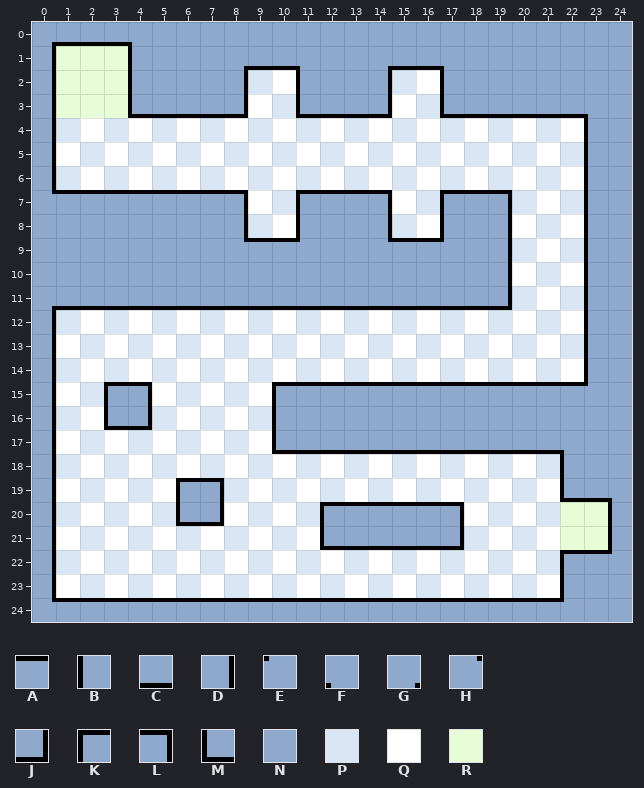
Tiled map, stored at assets/MapaNivelMedio.tmx. Above: the version before the commit.
Cells are 32x32 px. Shown: x 0..24, y 0..24.
Key: from "Obstaculo1": A 0, B 0 flipped on the diagonal, C 0 flipped up-down, D 0 turned 90; from "Obstaculo2": E 0, F 0 flipped up-down, G 0 turned 180, H 0 turned 90; from "Obstaculo3": J 0, K 0 turned 180, L 0 turned 270, M 0 turned 90; from "SueloFondo": N 0; from "SueloGris": P 0; from "SueloGrisOscuro": Q 0; from "SueloMetaJugador": R 0.
_ is an empty cell.
Layer "Suelo" before, first column x 0:
 0 _________________________
 1 _RRR_____________________
 2 _RRR_____PQ____PQ________
 3 _RRR_____QP____QP________
 4 _PQPQPQPQPQPQPQPQPQPQPQ__
 5 _QPQPQPQPQPQPQPQPQPQPQP__
 6 _PQPQPQPQPQPQPQPQPQPQPQ__
 7 _________QP____QP___PQP__
 8 _________PQ____PQ___QPQ__
 9 ____________________PQP__
10 ____________________QPQ__
11 ____________________PQP__
12 _PQPQPQPQPQPQPQPQPQPQPQ__
13 _QPQPQPQPQPQPQPQPQPQPQP__
14 _PQPQPQPQPQPQPQPQPQPQPQ__
15 _QP__QPQPQ_______________
16 _PQ__PQPQP_______________
17 _QPQPQPQPQ_______________
18 _PQPQPQPQPQPQPQPQPQPQP___
19 _QPQPQ__PQPQPQPQPQPQPQ___
20 _PQPQP__QPQP______QPQPRR_
21 _QPQPQPQPQPQ______PQPQRR_
22 _PQPQPQPQPQPQPQPQPQPQP___
23 _QPQPQPQPQPQPQPQPQPQPQ___
24 _________________________
Layer "Paredes" before, first column x 0:
 0 GCCCFNNNNNNNNNNNNNNNNNNNN
 1 D___BNNNGCCFNNGCCFNNNNNNN
 2 D___BNNND__BNND__BNNNNNNN
 3 D___MCCCJ__MCCJ__MCCCCCFN
 4 D______________________BN
 5 D______________________BN
 6 D______________________BN
 7 HAAAAAAAL__KAAL__KAL___BN
 8 NNNNNNNND__BNND__BND___BN
 9 NNNNNNNNHAAENNHAAEND___BN
10 NNNNNNNNNNNNNNNNNNND___BN
11 GCCCCCCCCCCCCCCCCCCJ___BN
12 D______________________BN
13 D______________________BN
14 D______________________BN
15 D__KL_____KAAAAAAAAAAAAEN
16 D__MJ_____BNNNNNNNNNNNNNN
17 D_________MCCCCCCCCCCCFNN
18 D_____________________BNN
19 D_____KL______________MCF
20 D_____MJ____KAAAAL______B
21 D___________MCCCCJ______B
22 D_____________________KAE
23 D_____________________BNN
24 HAAAAAAAAAAAAAAAAAAAAAENN
Once edited:
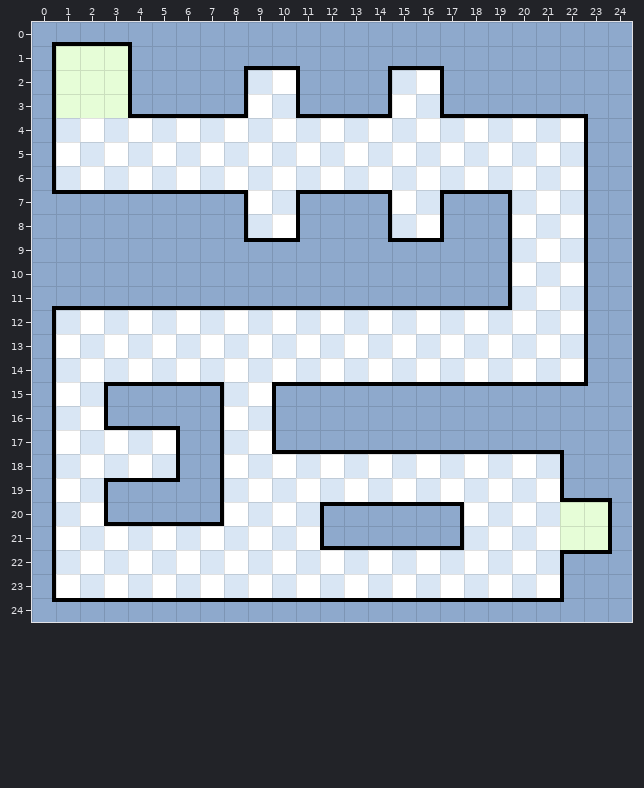
The exact change:
{"where": "layer \"Suelo\""}
{"y":15,"x":5,"old":"QPQ","new":"___"}
{"y":16,"x":5,"old":"PQP","new":"___"}
{"y":17,"x":6,"old":"PQ","new":"__"}
{"y":18,"x":6,"old":"QP","new":"__"}
{"y":19,"x":3,"old":"QPQ","new":"___"}
{"y":20,"x":3,"old":"PQP","new":"___"}
{"where": "layer \"Paredes\""}
{"y":15,"x":4,"old":"L___","new":"AAAL"}
{"y":16,"x":4,"old":"J___","new":"CCFD"}
{"y":17,"x":6,"old":"__","new":"BD"}
{"y":18,"x":6,"old":"__","new":"BD"}
{"y":19,"x":3,"old":"___KL","new":"KAAED"}
{"y":20,"x":3,"old":"___M","new":"MCCC"}
